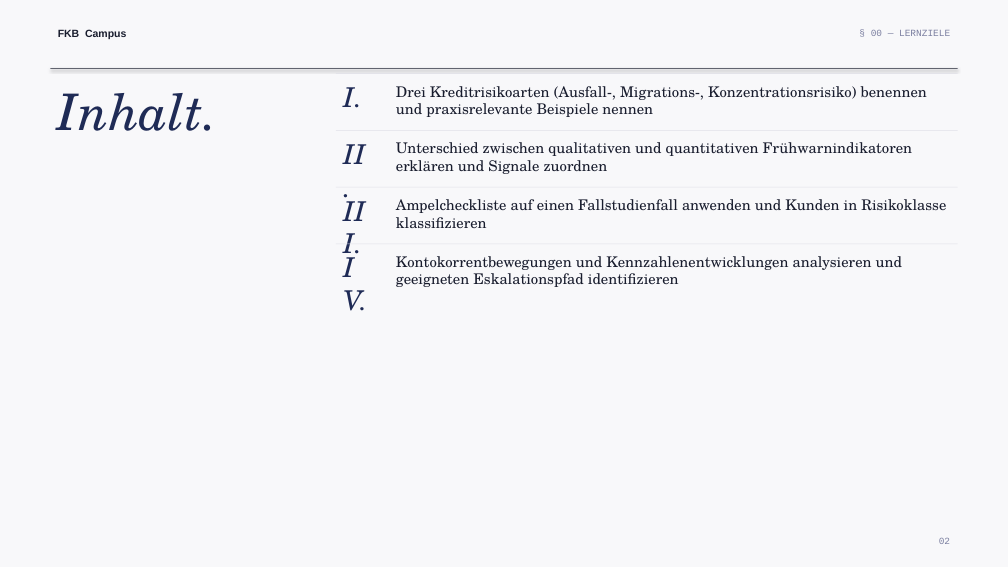
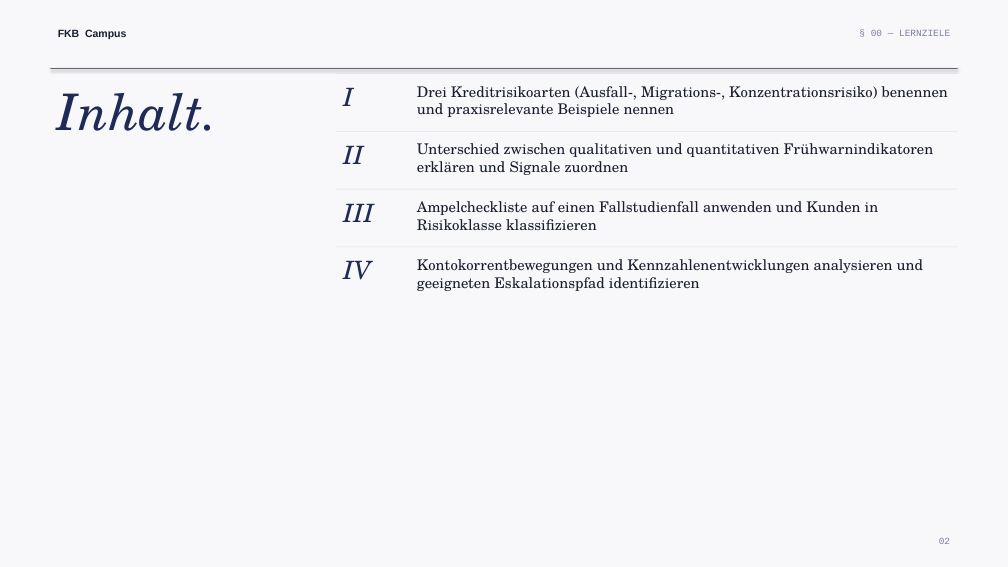
Before and after one commit to ck5rqc47pr-byte/firmenkundenakademie-online, a slide deck: slide 2 of public/downloads/praesentation/M04.pptx. Drawn at 1008x567 pixels with LibreOffice and Linux fonts; fonts in the diff are those of the drawing. Boxes give left, top, right and bottom in pixels: in the first picture for what was removed or moved away, otherwise in the second. Text is boxed around its words. In the diff, an @@ line names an element or a change of style, - is before the commit and + after.

```diff
--- a/public/downloads/praesentation/M04.pptx
+++ b/public/downloads/praesentation/M04.pptx
@@ text at box(343, 87, 353, 106): text changed; size 26 to 24 pt @@
-I.
+I
@@ text "Drei Kreditrisikoarten (Ausfall-, Migrations-, Konzentration ...": place and size @@
-text "Drei Kreditrisikoarten (Ausfall-, Migrations-, Konzentration ..." at box(396, 86, 927, 117)
+text "Drei Kreditrisikoarten (Ausfall-, Migrations-, Konzentration ..." at box(417, 86, 948, 117)
@@ text at box(343, 145, 363, 164): text changed; size 26 to 24 pt @@
-II.
+II
@@ text "Unterschied zwischen qualitativen und quantitativen ...": place and size @@
-text "Unterschied zwischen qualitativen und quantitativen ..." at box(396, 142, 913, 174)
+text "Unterschied zwischen qualitativen und quantitativen ..." at box(417, 143, 934, 175)
@@ text at box(343, 203, 374, 222): text changed; size 26 to 24 pt @@
-III.
+III
@@ text "Ampelcheckliste auf einen Fallstudienfall anwenden ..." rewrapped from box(396, 199, 946, 228) to box(417, 201, 879, 231) @@
@@ rectangle: place and size @@
-rectangle at box(336, 243, 957, 244)
+rectangle at box(336, 247, 957, 247)
@@ text at box(343, 260, 371, 280): text changed; size 26 to 24 pt @@
-IV.
+IV
@@ text "Kontokorrentbewegungen und Kennzahlenentwicklungen analysier ...": place and size @@
-text "Kontokorrentbewegungen und Kennzahlenentwicklungen analysier ..." at box(396, 256, 902, 287)
+text "Kontokorrentbewegungen und Kennzahlenentwicklungen analysier ..." at box(417, 259, 923, 291)
```
Also in this commit, not shown: 11 other slides changed, 21 other files.
